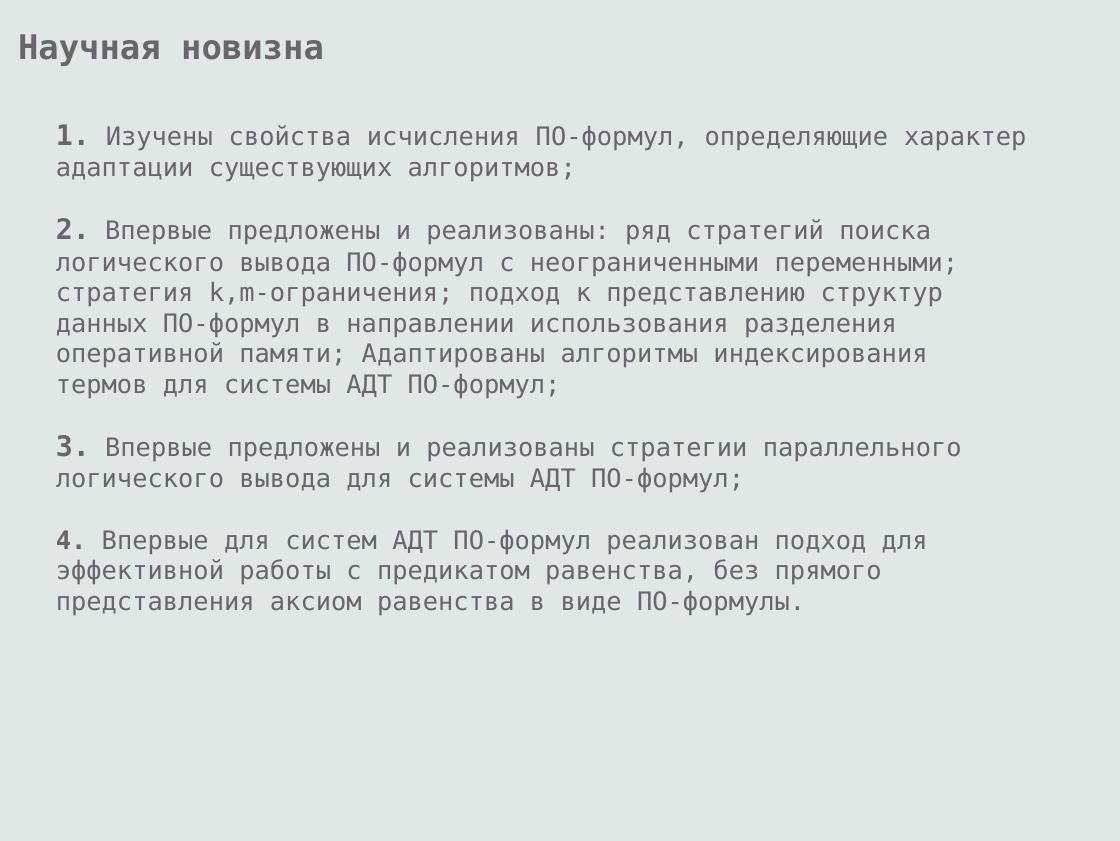
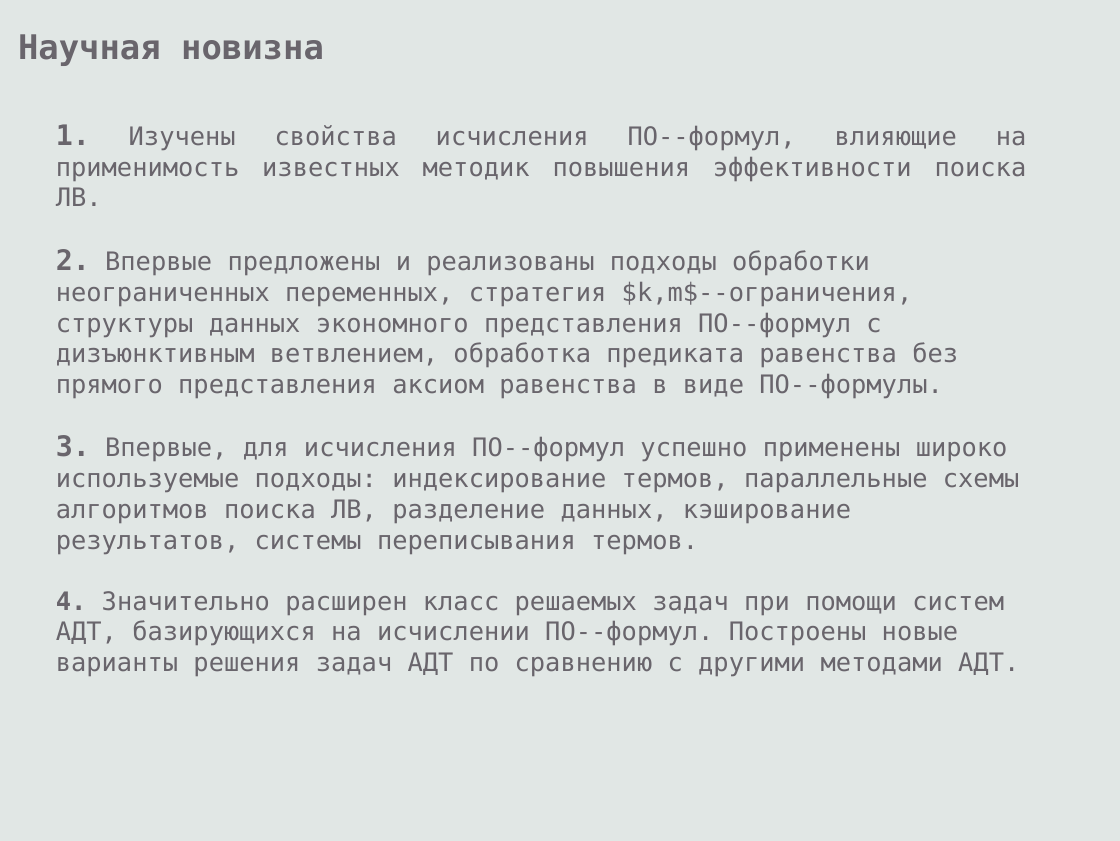
Before and after one commit to eugeneai/prisnif, a slide deck: slide 11 of brick/pres/pacman.odp. Drawn at 1120x841 pixels with LibreOffice and Linux fonts; fonts in the diff are those of the drawing. Boxes give left, top, right and bottom in pixels: in the first picture for what was removed or moved away, otherwise in the second. Text is boxed around its words. In the diff, an @@ line names an element or a change of style, - is before the commit and + after.

```diff
--- a/brick/pres/pacman.odp
+++ b/brick/pres/pacman.odp
@@ text at [56, 124, 1027, 676]: text changed @@
-1. Изучены свойства исчисления ПО-формул, определяющие характер адаптации существующих алгоритмов;
-2. Впервые предложены и реализованы: ряд стратегий поиска логического вывода ПО-формул с неограниченными переменными; стратегия k,m-ограничения; подход к представлению структур данных ПО-формул в направлении использования разделения оперативной памяти; Адаптированы алгоритмы индексирования термов для системы АДТ ПО-формул;
-3. Впервые предложены и реализованы стратегии параллельного логического вывода для системы АДТ ПО-формул;
-4. Впервые для систем АДТ ПО-формул реализован подход для эффективной работы с предикатом равенства, без прямого представления аксиом равенства в виде ПО-формулы.
+1. Изучены свойства исчисления ПО--формул, влияющие на применимость известных методик повышения эффективности поиска ЛВ.
+2. Впервые предложены и реализованы подходы обработки неограниченных переменных, стратегия $k,m$--ограничения, структуры данных экономного представления ПО--формул с дизъюнктивным ветвлением, обработка предиката равенства без прямого представления аксиом равенства в виде ПО--формулы.
+3. Впервые, для исчисления ПО--формул успешно применены широко используемые подходы: индексирование термов, параллельные схемы алгоритмов поиска ЛВ, разделение данных, кэширование результатов, системы переписывания термов.
+4. Значительно расширен класс решаемых задач при помощи систем АДТ, базирующихся на исчислении ПО--формул. Построены новые варианты решения задач АДТ по сравнению с другими методами АДТ.
```
Also in this commit, not shown: 8 other slides changed, 2 other files.
